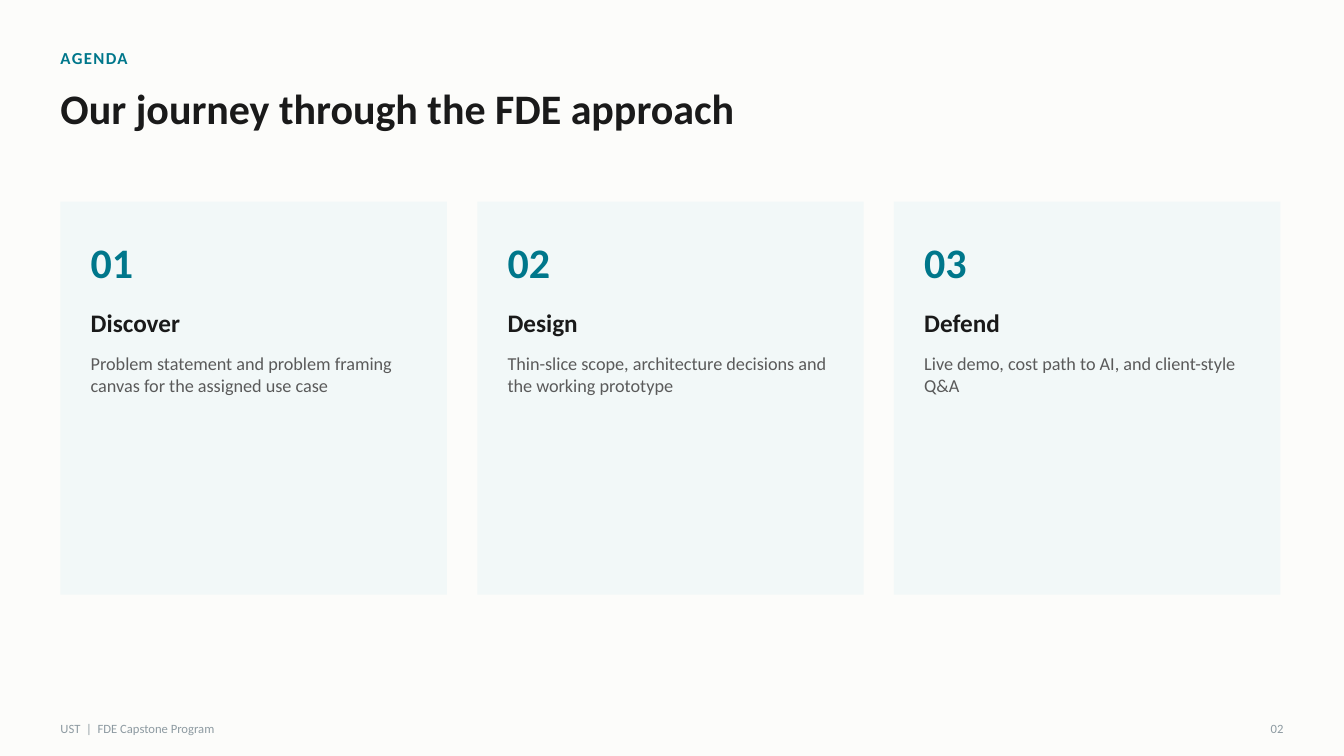
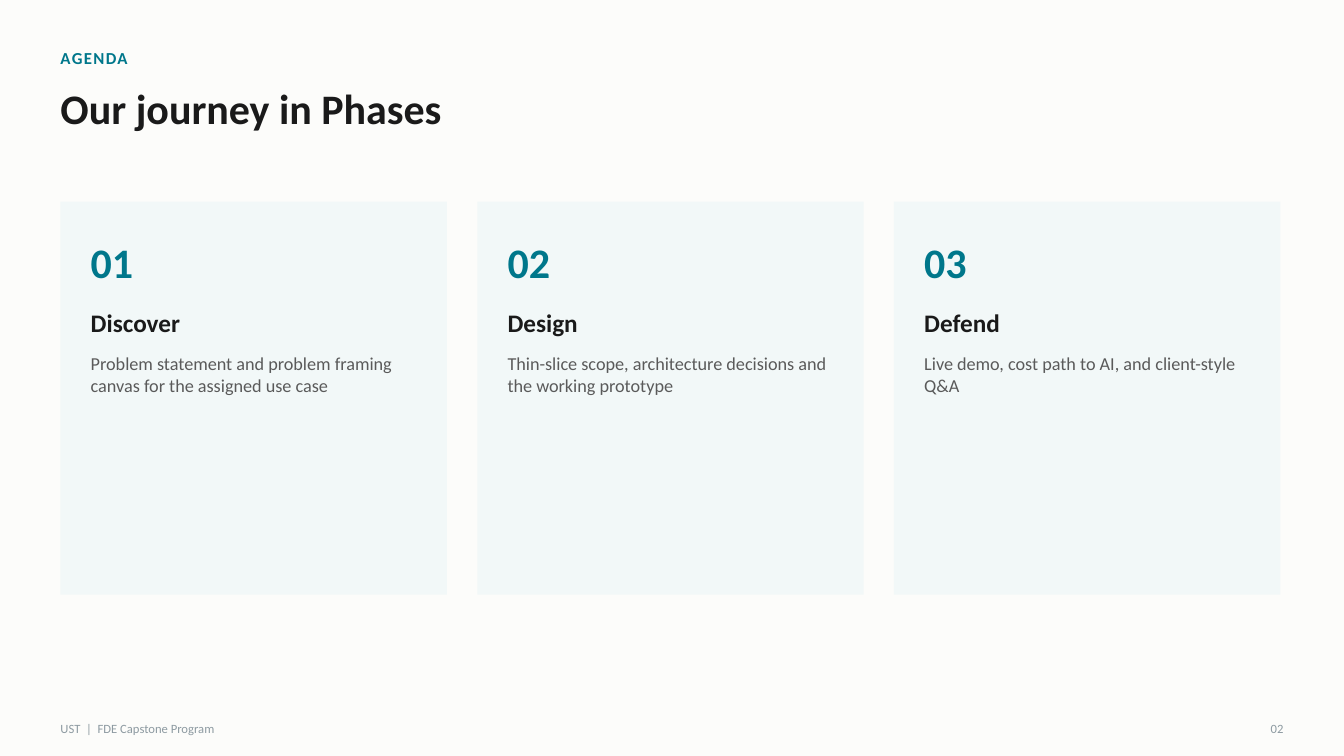
Before and after one commit to lijaz-s/fde-case-study-4, a slide deck: slide 2 of Capstone_Predictive_Maintenance-1.pptx. Drawn at 1344x756 pixels with LibreOffice and Linux fonts; fonts in the diff are those of the drawing. Boxes give left, top, right and bottom in pixels: in the first picture for what was removed or moved away, otherwise in the second. Text is boxed around its words. In the diff, an @@ line names an element or a change of style, - is before the commit and + after.

```diff
--- a/Capstone_Predictive_Maintenance-1.pptx
+++ b/Capstone_Predictive_Maintenance-1.pptx
@@ text at bbox=[60, 94, 441, 131]: text changed @@
-Our journey through the FDE approach
+Our journey in Phases
```
Also in this commit, not shown: 2 other slides changed.
